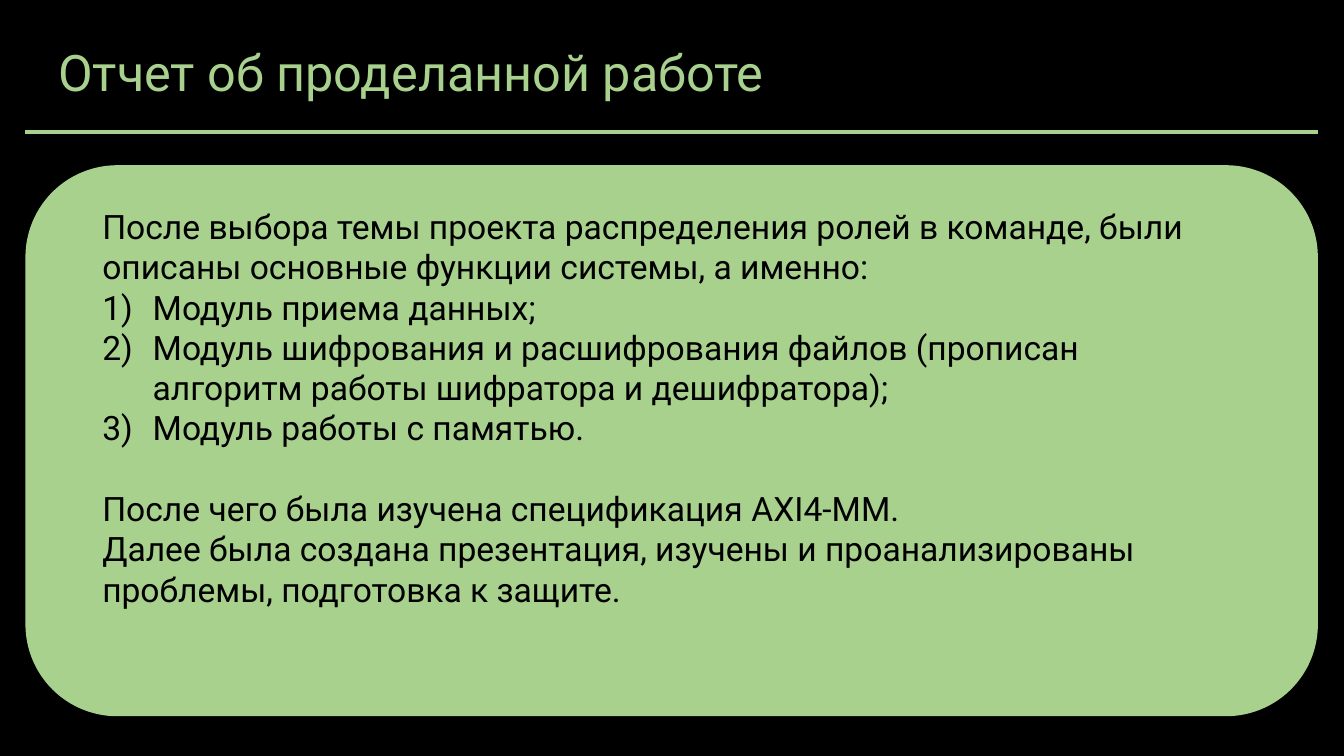
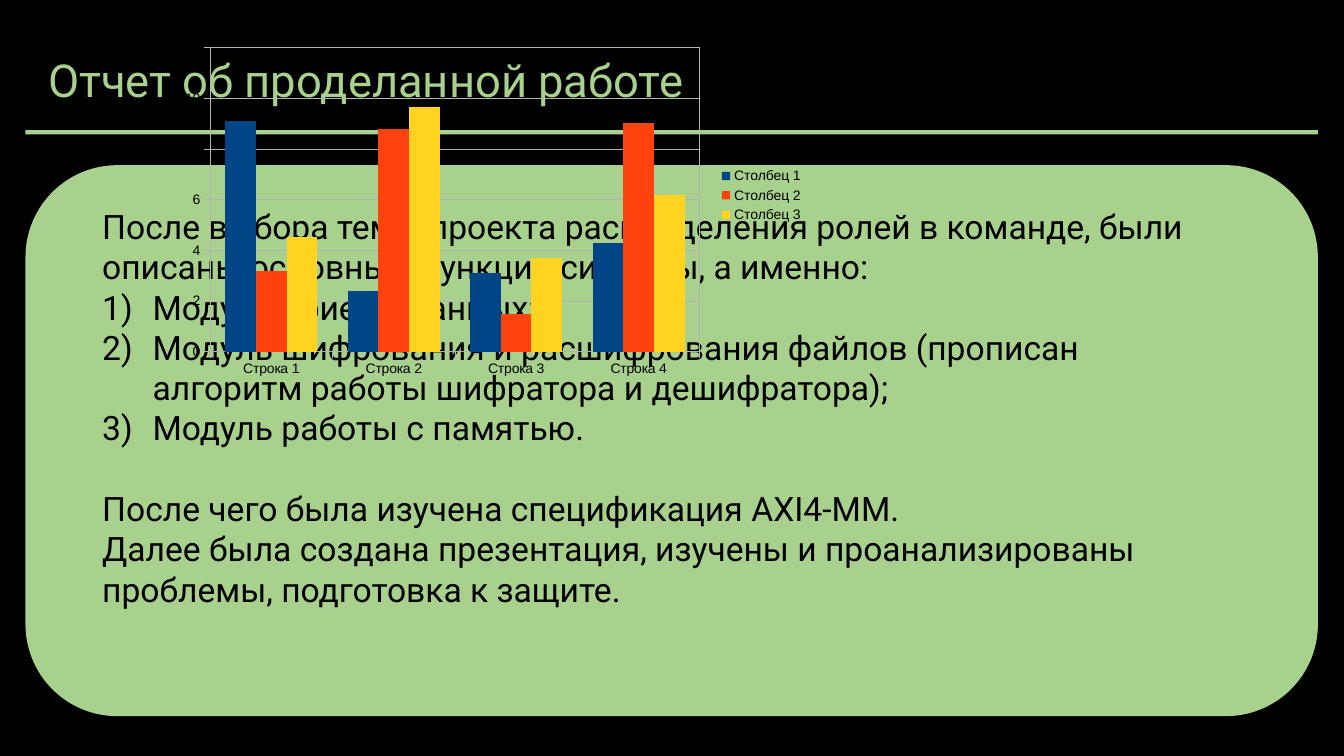
Before and after one commit to Hackathon-Hitchhiking/PG-AI-core, a slide deck: slide 12 of test_sources/test.pptx. Drawn at 1344x756 pixels with LibreOffice and Linux fonts; fonts in the diff are those of the drawing. Boxes give left, top, right and bottom in pixels: in the first picture for what was removed or moved away, otherwise in the second. Text is boxed around its words. In the diff, an @@ line names an element or a change of style, - is before the commit and + after.

```diff
--- a/test_sources/test.pptx
+++ b/test_sources/test.pptx
@@ title "Отчет об проделанной работе" at <box>48,56,683,108</box>: size 36 to 32.4 pt @@
@@ column chart added at <box>178,20,814,377</box> @@
+categories: Строка 1, Строка 2, Строка 3, Строка 4
+Столбец 1: 9.1, 2.4, 3.1, 4.3
+Столбец 2: 3.2, 8.8, 1.5, 9
+Столбец 3: 4.5, 9.7, 3.7, 6.2
@@ rounded rectangle at <box>25,165,1318,717</box>: proportions changed @@
@@ text "После выбора темы проекта распределения ..." rewrapped from <box>102,213,1182,609</box> to <box>102,208,1182,609</box> @@
```
Also in this commit, not shown: 10 other slides changed, 1 slide added, 1 slide removed, 2 other files.
